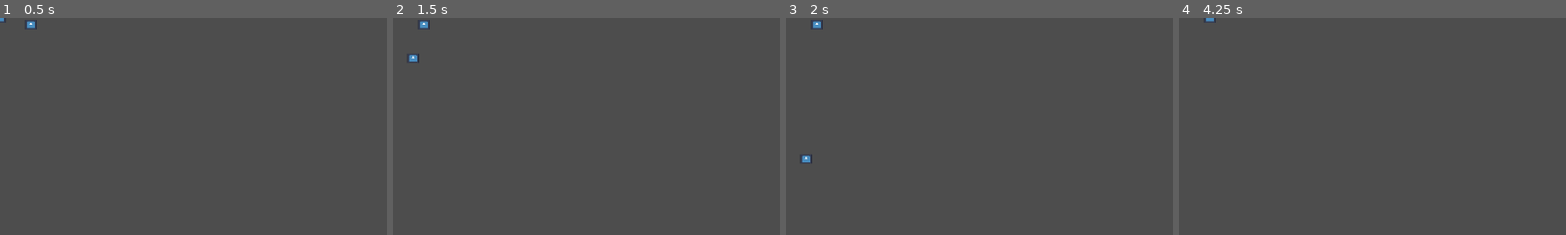
Above: before the commit, frames 1-4 (left to right).
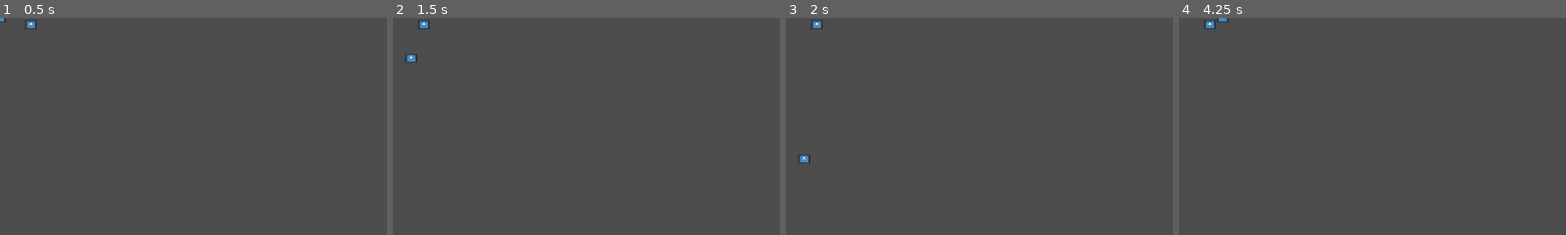
Above: after the commit, the same moments.

Repository: rickthr/Equipe-6_LADJ
Game: Godot game, scene res://primeiro_cenario.tscn
Two runs of this game, one before a commit and one after it. Both use one fixed random seed, a clock stepped at 60 frames per second and the inputs below. The project has no main scene, so this scene is started directly. The engine's default icon, where the game draws it, is replaced by a stand-in: a white triangle on a blue panel in a dark square.
Inputs:
- Up to frame 1 (0.5 s): no input
- Up to frame 2 (1.5 s): tap Enter at 0.5 s; hold Right (ui_right) 0.53-1.28 s; tap E (atack) at 0.6, 1.35 s; tap Space at 1.25 s; hold Down (ui_down) from 1.28 s (still down)
- Up to frame 3 (2 s): keep holding Down (ui_down)
- Up to frame 4 (4.25 s): release Down (ui_down) at 2.03 s; hold Right (ui_right) 2.03-2.78 s; tap E (atack) at 2.1, 2.85, 3.6 s; hold Up (ui_up) 2.78-3.53 s; hold Left (ui_left) from 3.53 s (still down)
The pictures show only the part of the screen within x 0-50%, y 0-50%; the shares and areas given below are measured in that part.

Frame 1 is identical in both runs. In frame 2, less than 0.1% of the frame differs, in the area x 3-7%, y 16-21%; in frame 3, less than 0.1%; in frame 4, 0.2%, in the area x 6-13%, y 0-6%.

Commit message:
acerto dos comandos de movimentação

Diff:
--- a/inimigo.tscn
+++ b/inimigo.tscn
@@ -4,10 +4,12 @@
 [ext_resource type="Texture2D" uid="uid://bh1gpy42q1nri" path="res://icon.svg" id="2_g45jm"]
 
 [sub_resource type="RectangleShape2D" id="RectangleShape2D_enrbn"]
-size = Vector2(13, 9)
+size = Vector2(20, 17)
 
 [sub_resource type="RectangleShape2D" id="RectangleShape2D_0b8xr"]
 size = Vector2(18, 15)
+
+[sub_resource type="RectangleShape2D" id="RectangleShape2D_g45jm"]
 
 [node name="inimigo" type="Node2D" unique_id=1343840007]
 
@@ -22,7 +24,7 @@
 texture = ExtResource("2_g45jm")
 
 [node name="CollisionShape2D" type="CollisionShape2D" parent="pers_inimigo" unique_id=1041720178]
-position = Vector2(-0.5, 0.5)
+position = Vector2(0, -0.5)
 shape = SubResource("RectangleShape2D_enrbn")
 
 [node name="AnimationPlayer" type="AnimationPlayer" parent="pers_inimigo" unique_id=2104654370]
@@ -33,7 +35,13 @@
 collision_mask = 3
 
 [node name="CollisionShape2D" type="CollisionShape2D" parent="pers_inimigo/hurtbox" unique_id=1877689896]
-position = Vector2(-20, -9.5)
+position = Vector2(-20, -10)
 shape = SubResource("RectangleShape2D_0b8xr")
 
+[node name="Area2D" type="Area2D" parent="pers_inimigo" unique_id=933495215]
+
+[node name="CollisionShape2D" type="CollisionShape2D" parent="pers_inimigo/Area2D" unique_id=2062988183]
+shape = SubResource("RectangleShape2D_g45jm")
+
 [connection signal="body_entered" from="pers_inimigo/hurtbox" to="pers_inimigo" method="_on_hurtbox_body_entered"]
+[connection signal="body_entered" from="pers_inimigo/Area2D" to="pers_inimigo" method="_on_area_2d_body_entered"]
--- a/pers_inimigo.gd
+++ b/pers_inimigo.gd
@@ -17,6 +17,10 @@
 		dano.connect(tomou_dano)
 		add_to_group("inimigo")
 
-func _on_area_2d_body_entered(body: Node2D) -> void:
-	if body.is_in_group("jogador"):
-		body.emit_signal("tomar_dano")
+
+
+
+
+func _on_area_2d_body_entered(body: Node2D) -> void: #FAZ O PROTAGONISTA TOMAR DANO
+	print("jogador devia tomar dano")
+	body.emit_signal("tomar_dano")
--- a/pers_principal.gd
+++ b/pers_principal.gd
@@ -8,7 +8,7 @@
 
 
 
-var vida := 10
+var vida := 1
 
 
 func deu_dano():
@@ -56,5 +56,6 @@
 
 
 func _on_hitbox_atack_body_entered(body: Node2D) -> void:
+	if Input.is_action_just_pressed("atack"):
 		body.emit_signal("dano")
 		print("funcionou")
--- a/project.godot
+++ b/project.godot
@@ -20,6 +20,38 @@
 
 [input]
 
+ui_left={
+"deadzone": 0.5,
+"events": [Object(InputEventKey,"resource_local_to_scene":false,"resource_name":"","device":0,"window_id":0,"alt_pressed":false,"shift_pressed":false,"ctrl_pressed":false,"meta_pressed":false,"pressed":false,"keycode":4194319,"physical_keycode":0,"key_label":0,"unicode":0,"location":0,"echo":false,"script":null)
+, Object(InputEventJoypadButton,"resource_local_to_scene":false,"resource_name":"","device":-1,"button_index":13,"pressure":0.0,"pressed":false,"script":null)
+, Object(InputEventJoypadMotion,"resource_local_to_scene":false,"resource_name":"","device":-1,"axis":0,"axis_value":-1.0,"script":null)
+, Object(InputEventKey,"resource_local_to_scene":false,"resource_name":"","device":-1,"window_id":0,"alt_pressed":false,"shift_pressed":false,"ctrl_pressed":false,"meta_pressed":false,"pressed":false,"keycode":0,"physical_keycode":65,"key_label":0,"unicode":65,"location":0,"echo":false,"script":null)
+]
+}
+ui_right={
+"deadzone": 0.5,
+"events": [Object(InputEventKey,"resource_local_to_scene":false,"resource_name":"","device":0,"window_id":0,"alt_pressed":false,"shift_pressed":false,"ctrl_pressed":false,"meta_pressed":false,"pressed":false,"keycode":4194321,"physical_keycode":0,"key_label":0,"unicode":0,"location":0,"echo":false,"script":null)
+, Object(InputEventJoypadButton,"resource_local_to_scene":false,"resource_name":"","device":-1,"button_index":14,"pressure":0.0,"pressed":false,"script":null)
+, Object(InputEventJoypadMotion,"resource_local_to_scene":false,"resource_name":"","device":-1,"axis":0,"axis_value":1.0,"script":null)
+, Object(InputEventKey,"resource_local_to_scene":false,"resource_name":"","device":-1,"window_id":0,"alt_pressed":false,"shift_pressed":false,"ctrl_pressed":false,"meta_pressed":false,"pressed":false,"keycode":0,"physical_keycode":68,"key_label":0,"unicode":68,"location":0,"echo":false,"script":null)
+]
+}
+ui_up={
+"deadzone": 0.5,
+"events": [Object(InputEventKey,"resource_local_to_scene":false,"resource_name":"","device":0,"window_id":0,"alt_pressed":false,"shift_pressed":false,"ctrl_pressed":false,"meta_pressed":false,"pressed":false,"keycode":4194320,"physical_keycode":0,"key_label":0,"unicode":0,"location":0,"echo":false,"script":null)
+, Object(InputEventJoypadButton,"resource_local_to_scene":false,"resource_name":"","device":-1,"button_index":11,"pressure":0.0,"pressed":false,"script":null)
+, Object(InputEventJoypadMotion,"resource_local_to_scene":false,"resource_name":"","device":-1,"axis":1,"axis_value":-1.0,"script":null)
+, Object(InputEventKey,"resource_local_to_scene":false,"resource_name":"","device":-1,"window_id":0,"alt_pressed":false,"shift_pressed":false,"ctrl_pressed":false,"meta_pressed":false,"pressed":false,"keycode":0,"physical_keycode":87,"key_label":0,"unicode":87,"location":0,"echo":false,"script":null)
+]
+}
+ui_down={
+"deadzone": 0.5,
+"events": [Object(InputEventKey,"resource_local_to_scene":false,"resource_name":"","device":0,"window_id":0,"alt_pressed":false,"shift_pressed":false,"ctrl_pressed":false,"meta_pressed":false,"pressed":false,"keycode":4194322,"physical_keycode":0,"key_label":0,"unicode":0,"location":0,"echo":false,"script":null)
+, Object(InputEventJoypadButton,"resource_local_to_scene":false,"resource_name":"","device":-1,"button_index":12,"pressure":0.0,"pressed":false,"script":null)
+, Object(InputEventJoypadMotion,"resource_local_to_scene":false,"resource_name":"","device":-1,"axis":1,"axis_value":1.0,"script":null)
+, Object(InputEventKey,"resource_local_to_scene":false,"resource_name":"","device":-1,"window_id":0,"alt_pressed":false,"shift_pressed":false,"ctrl_pressed":false,"meta_pressed":false,"pressed":false,"keycode":0,"physical_keycode":83,"key_label":0,"unicode":83,"location":0,"echo":false,"script":null)
+]
+}
 atack={
 "deadzone": 0.2,
 "events": [Object(InputEventKey,"resource_local_to_scene":false,"resource_name":"","device":-1,"window_id":0,"alt_press …(192 unchanged characters)…
